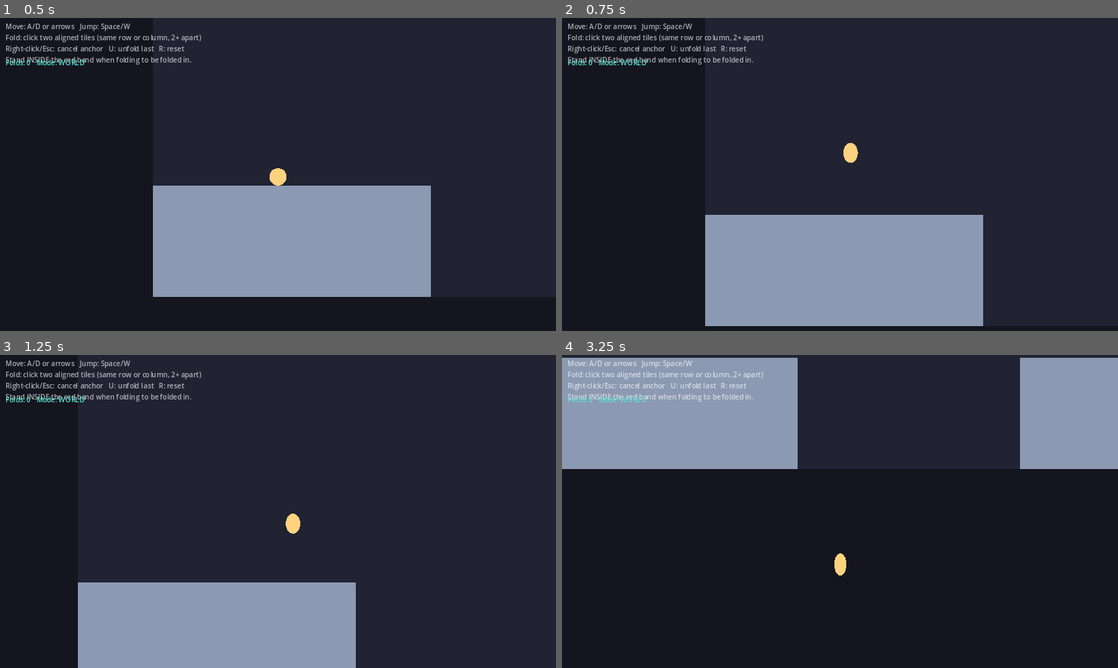
Above: before the commit, frames 1-4 (two rows, left to right).
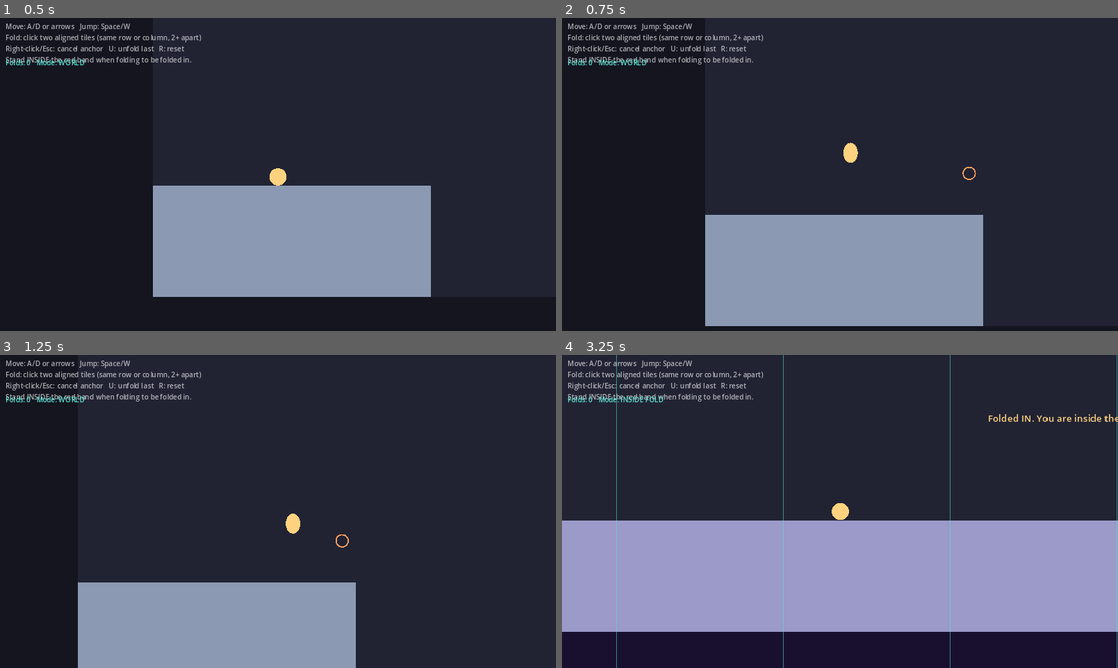
Above: after the commit, the same moments.

Repository: absent-mynd/puzzle
Game: Godot game, scene res://scenes/prototype/FoldPrototype.tscn
Same seed, same stepped clock (60 frames per second), same inputs: the game is played once before the commit and once after it. This scene is started directly instead of the project's main scene.
Inputs (mouse positions are in pixels of both pictures, inside the frame that each line leads up to):
- Up to frame 1 (0.5 s): no input
- Up to frame 2 (0.75 s): tap Enter (ui_accept) at 0.5 s; move the mouse to (962, 158) at 0.52 s; hold Right (ui_right) from 0.53 s (still down); hold Space (interact) from 0.53 s (still down); click (962, 158) at 0.67 s
- Up to frame 3 (1.25 s): keep holding Right (ui_right); keep holding Space (interact); tap Enter (ui_accept) at 0.77, 1.07 s
- Up to frame 4 (3.25 s): release Right (ui_right) at 1.25 s; release Space (interact) at 1.25 s; drag from (728, 527) to (812, 574) at 1.27 s; move the mouse to (895, 442) at 2.02 s; hold Right (ui_right) 2.03-2.75 s; tap Alt at 2.1 s; click (895, 442) at 2.17 s; drag from (812, 574) to (673, 464) at 2.77 s

Frame 1 is identical in both runs. In frame 2, less than 0.1% of the frame differs, in the area x 72-75%, y 47-52%; in frame 3, less than 0.1%; in frame 4, 57%, in the area x 0-100%, y 0-100%.

Commit message:
Fix anchor clicks eaten by HUD background ColorRect
The full-screen background ColorRect defaulted to MOUSE_FILTER_STOP and
consumed every mouse click before _unhandled_input could place anchors
(keys were unaffected, which is why only clicking was broken). Set it to
MOUSE_FILTER_IGNORE and add a regression test asserting no Control in
the prototype scene stops mouse events.

Co-Authored-By: Claude Fable 5 <noreply@anthropic.com>
Claude-Session: https://claude.ai/code/session_01J4c1BdCKb3HsDcpkTu2WHG

Diff:
--- a/scripts/prototype/ProtoWorld.gd
+++ b/scripts/prototype/ProtoWorld.gd
@@ -363,6 +363,9 @@
 	_bg = ColorRect.new()
 	_bg.color = Color("14151f")
 	_bg.set_anchors_preset(Control.PRESET_FULL_RECT)
+	# Controls default to MOUSE_FILTER_STOP; a full-screen rect would eat every
+	# click before _unhandled_input sees it. HUD must never take the mouse.
+	_bg.mouse_filter = Control.MOUSE_FILTER_IGNORE
 	bg_layer.add_child(_bg)
 
 	var hud := CanvasLayer.new()
--- a/scripts/tests/test_proto_world.gd
+++ b/scripts/tests/test_proto_world.gd
@@ -51,6 +51,19 @@
 		"Moving inside the fold moved you in the world (dive-traversal v1)")
 
 
+func test_no_hud_control_swallows_mouse_input() -> void:
+	# Anchor placement relies on _unhandled_input receiving mouse clicks; any
+	# Control with MOUSE_FILTER_STOP covering the screen consumes them first
+	# (this bit us: the background ColorRect blocked all anchor clicks).
+	var stack: Array = [world]
+	while not stack.is_empty():
+		var node: Node = stack.pop_back()
+		if node is Control:
+			assert_ne(node.mouse_filter, Control.MOUSE_FILTER_STOP,
+				"%s must not stop mouse events" % node.get_path())
+		stack.append_array(node.get_children())
+
+
 func test_subspace_wrap_teleports_across_the_glue() -> void:
 	world.player.teleport(Vector2(13.5 * CS, 12.5 * CS), false)
 	world.do_fold(Vector2i(10, 12), Vector2i(18, 12))
